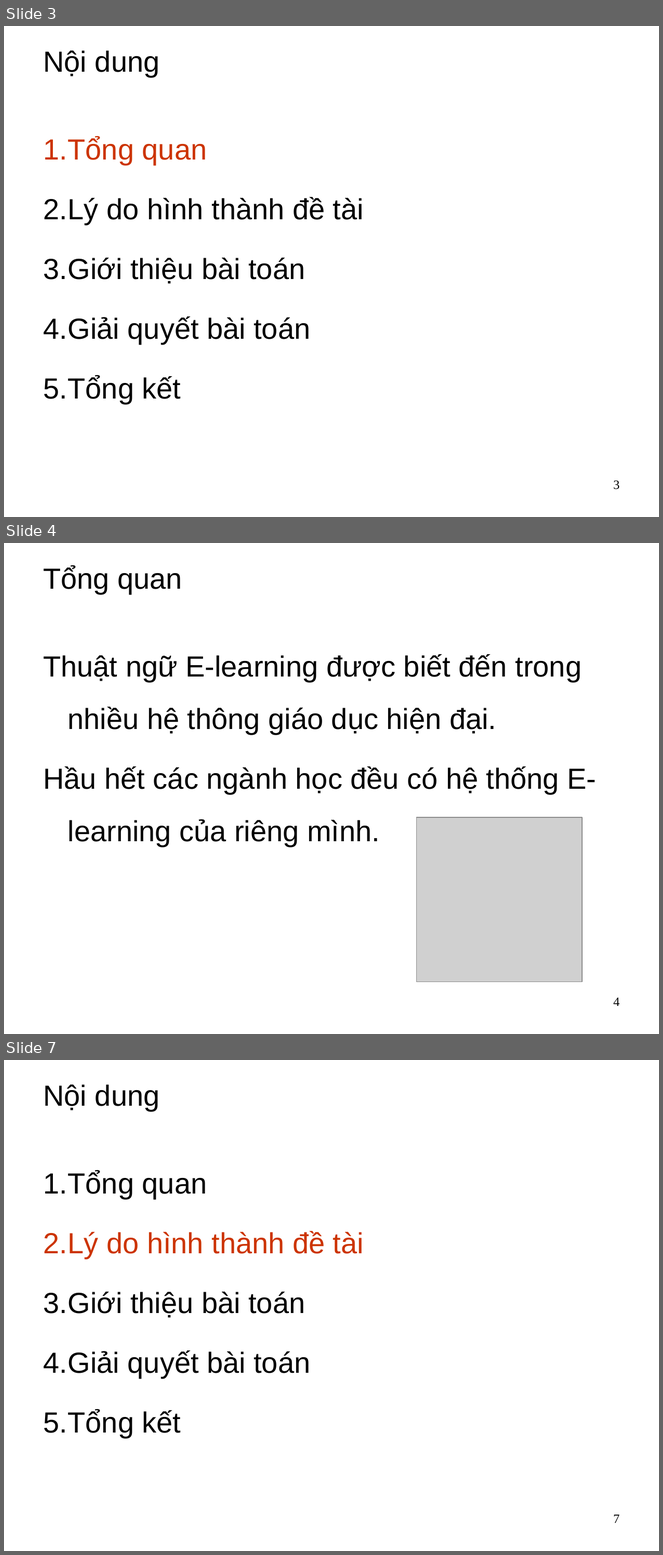
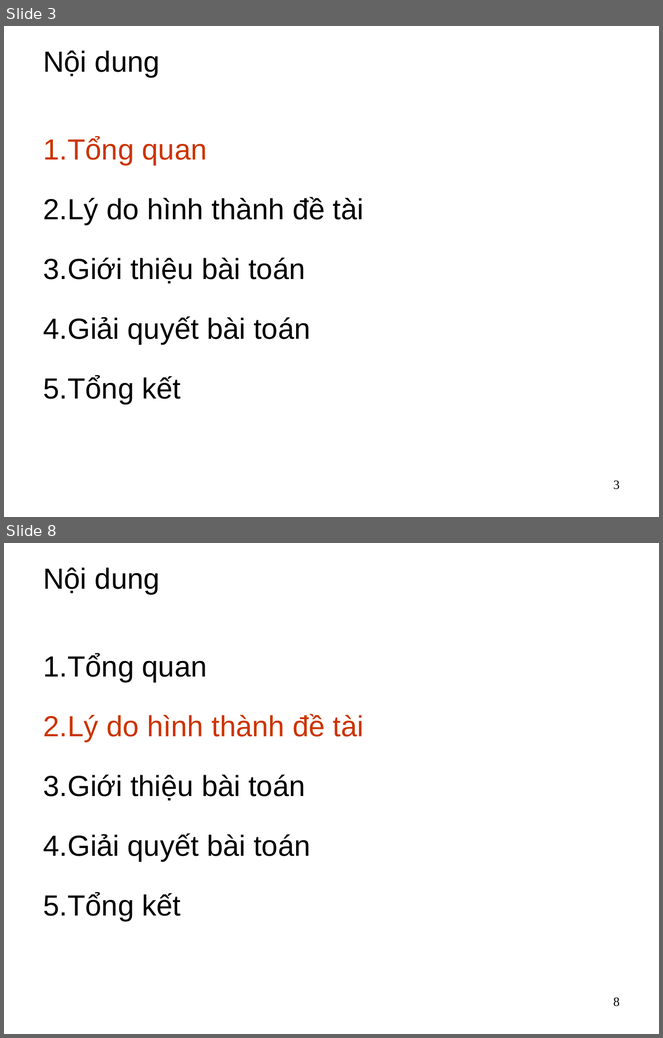
Before and after one commit to dhieucse09/mis, a slide deck: main/group-project/Group project.ppt. Shown one above the other, each under a label of ours: slides 3, 4 and 7 before the commit, slides 3 and 8 after it; the slides between them are not shown. The pictures are 663x1555 and 663x1038 pixels, drawn with LibreOffice and Linux fonts; fonts in the diff are those of the drawing; grey boxes stand for pictures; background and template pictures are left out. Boxes give left, top, right and bottom in pixels: in the first picture for what was removed or moved away, otherwise in the second. Text is boxed around its words. In the diff, an @@ line names an element or a change of style, - is before the commit and + after.

```diff
--- a/main/group-project/Group project.ppt
+++ b/main/group-project/Group project.ppt
@@ slide 4 removed at [4,543,659,1034], background picture (left out) @@
@@ title removed at [43,566,182,594] @@
-Tổng quan
@@ text removed at [43,654,597,847] @@
-Thuật ngữ E-learning được biết đến trong nhiều hệ thông giáo dục hiện đại.
-Hầu hết các ngành học đều có hệ thống E-learning của riêng mình.
@@ picture removed at [417,818,583,982] @@
@@ page number removed at [613,998,620,1006] @@
-4
@@ what was slide 7 is now slide 8 @@
@@ page number at [613,997,620,1007]: text changed @@
-7
+8
```
Also in this commit, not shown: 9 slides changed, 6 slides added, 2 other slides removed, 14 other files.
